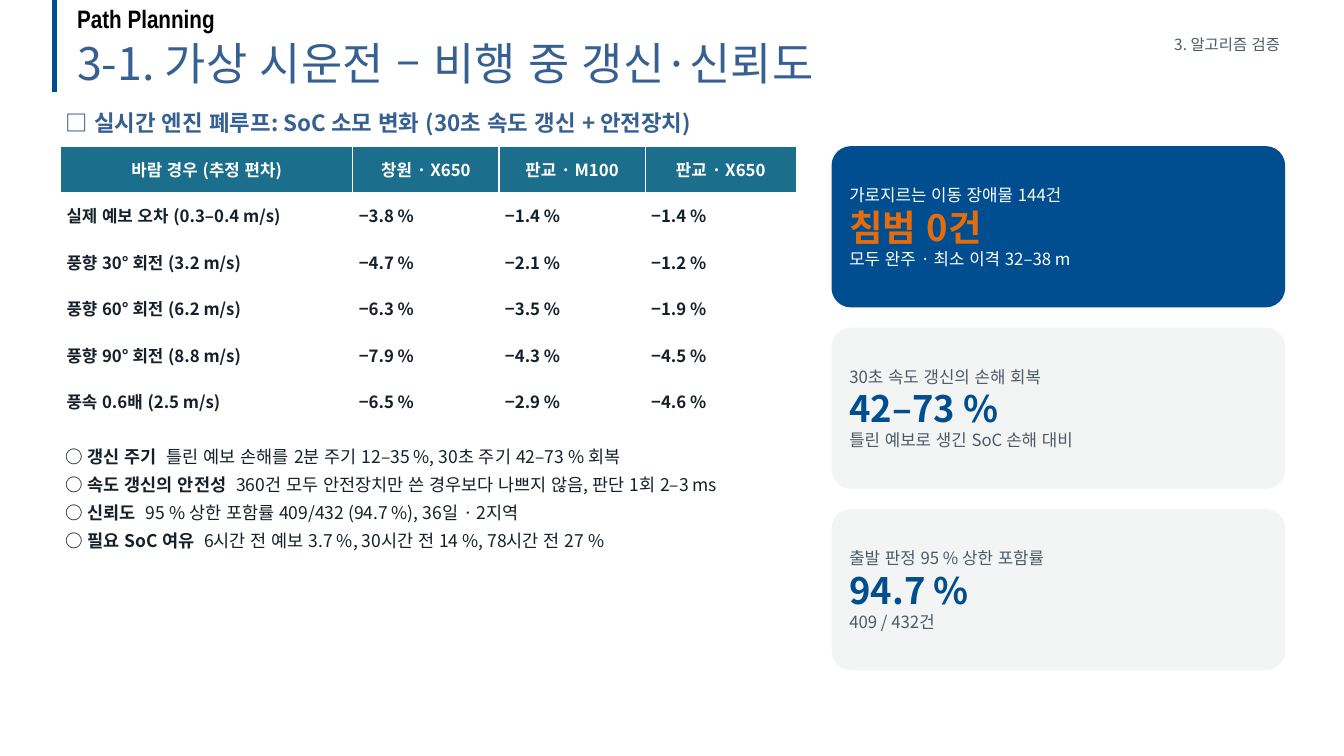
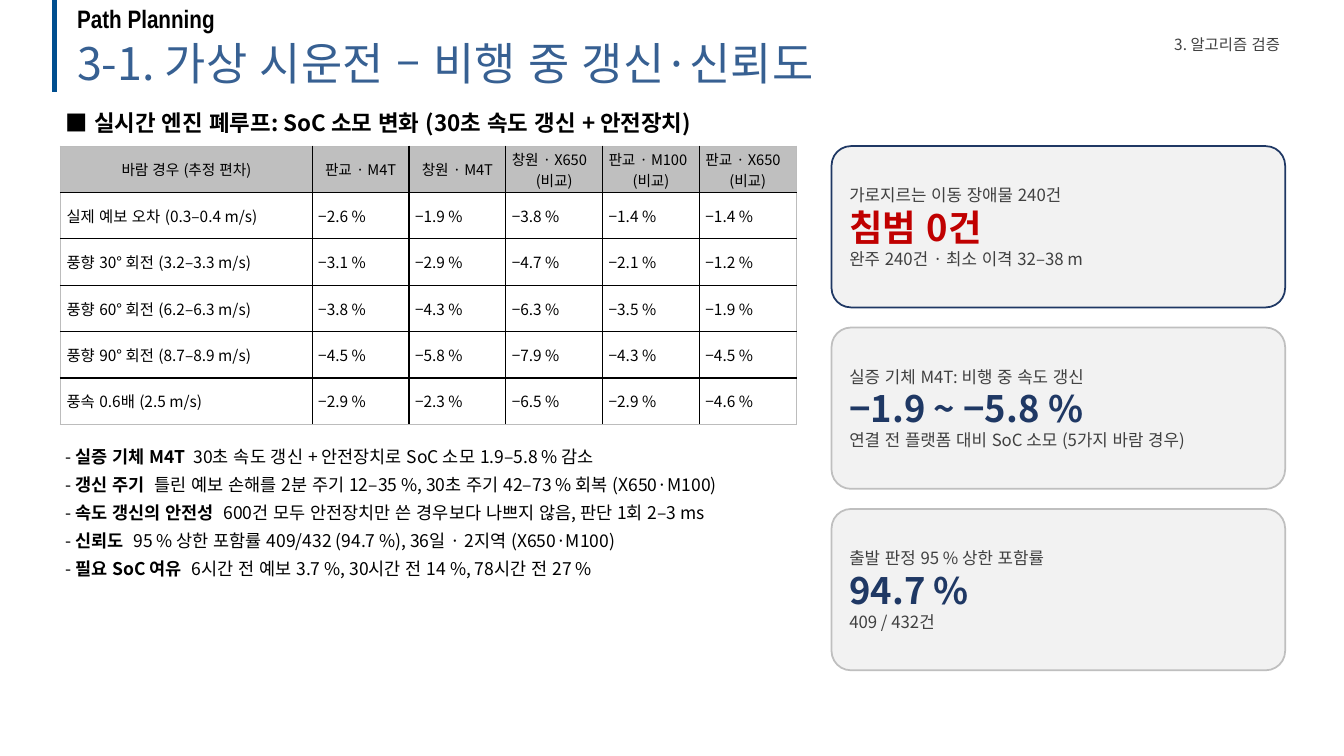
Before and after one commit to dnfl5345/Drone_path_opt, a slide deck: slide 13 of docs/drone_soc_business_talk.pptx. Drawn at 1344x756 pixels with LibreOffice and Linux fonts; fonts in the diff are those of the drawing; background and template pictures are left out. Boxes give left, top, right and bottom in pixels: in the first picture for what was removed or moved away, otherwise in the second. Text is boxed around its words. In the diff, an @@ line names an element or a change of style, - is before the commit and + after.

```diff
--- a/docs/drone_soc_business_talk.pptx
+++ b/docs/drone_soc_business_talk.pptx
@@ text "3. 알고리즘 검증" at (x1=1174, y1=37, x2=1280, y2=51): text colour #4C5A66 to #404040 @@
@@ text at (x1=94, y1=112, x2=691, y2=136): text changed; text colour #376092 to #000000 @@
-□ 실시간 엔진 폐루프: SoC 소모 변화 (30초 속도 갱신 + 안전장치)
+■ 실시간 엔진 폐루프: SoC 소모 변화 (30초 속도 갱신 + 안전장치)
@@ table at (x1=60, y1=146, x2=797, y2=424) @@
-column 1: 바람 경우 (추정 편차) | 실제 예보 오차 (0.3–0.4 m/s) | 풍향 30° 회전 (3.2 m/s) | 풍향 60° 회전 (6.2 m/s) | 풍향 90° 회전 (8.8 m/s) | 풍속 0.6배 (2.5 m/s)
-column 2: 창원 · X650 | −3.8 % | −4.7 % | −6.3 % | −7.9 % | −6.5 %
-column 3: 판교 · M100 | −1.4 % | −2.1 % | −3.5 % | −4.3 % | −2.9 %
-column 4: 판교 · X650 | −1.4 % | −1.2 % | −1.9 % | −4.5 % | −4.6 %
+column 1: 바람 경우 (추정 편차) | 실제 예보 오차 (0.3–0.4 m/s) | 풍향 30° 회전 (3.2–3.3 m/s) | 풍향 60° 회전 (6.2–6.3 m/s) | 풍향 90° 회전 (8.7–8.9 m/s) | 풍속 0.6배 (2.5 m/s)
+column 2: 판교 · M4T | −2.6 % | −3.1 % | −3.8 % | −4.5 % | −2.9 %
+column 3: 창원 · M4T | −1.9 % | −2.9 % | −4.3 % | −5.8 % | −2.3 %
+column 4: 창원 · X650 (비교) | −3.8 % | −4.7 % | −6.3 % | −7.9 % | −6.5 %
+column 5: 판교 · M100 (비교) | −1.4 % | −2.1 % | −3.5 % | −4.3 % | −2.9 %
+column 6: 판교 · X650 (비교) | −1.4 % | −1.2 % | −1.9 % | −4.5 % | −4.6 %
@@ rounded rectangle "가로지르는 이동 장애물 240건" at (x1=832, y1=146, x2=1286, y2=308): fill #004E8F to #F2F2F2; outline none to #1F3864 1.25 pt @@
@@ text in rounded rectangle at (x1=849, y1=187, x2=1061, y2=203): text changed; text colour #FFFFFF to #404040 @@
-가로지르는 이동 장애물 144건
+가로지르는 이동 장애물 240건
@@ text in rounded rectangle at (x1=849, y1=210, x2=982, y2=244): text colour #E46C0A to #C00000 in "침범 0건" @@
@@ text in rounded rectangle at (x1=849, y1=251, x2=1083, y2=267): text changed; text colour #FFFFFF to #404040 @@
-모두 완주 · 최소 이격 32–38 m
+완주 240건 · 최소 이격 32–38 m
@@ rounded rectangle "실증 기체 M4T: 비행 중 ..." at (x1=832, y1=328, x2=1286, y2=489): fill #F3F5F4 to #F2F2F2; outline none to #BFBFBF 1.25 pt @@
@@ text in rounded rectangle at (x1=849, y1=369, x2=1185, y2=449): text changed; text colour #4C5A66 to #404040 @@
-30초 속도 갱신의 손해 회복
-42–73 %
-틀린 예보로 생긴 SoC 손해 대비
+실증 기체 M4T: 비행 중 속도 갱신
+−1.9 ~ −5.8 %
+연결 전 플랫폼 대비 SoC 소모 (5가지 바람 경우)
@@ text at (x1=75, y1=448, x2=717, y2=577): text changed; text colour #16202A to #000000 @@
-○ 갱신 주기 틀린 예보 손해를 2분 주기 12–35 %, 30초 주기 42–73 % 회복
-○ 속도 갱신의 안전성 360건 모두 안전장치만 쓴 경우보다 나쁘지 않음, 판단 1회 2–3 ms
-○ 신뢰도 95 % 상한 포함률 409/432 (94.7 %), 36일 · 2지역
-○ 필요 SoC 여유 6시간 전 예보 3.7 %, 30시간 전 14 %, 78시간 전 27 %
+- 실증 기체 M4T 30초 속도 갱신 + 안전장치로 SoC 소모 1.9–5.8 % 감소
+- 갱신 주기 틀린 예보 손해를 2분 주기 12–35 %, 30초 주기 42–73 % 회복 (X650·M100)
+- 속도 갱신의 안전성 600건 모두 안전장치만 쓴 경우보다 나쁘지 않음, 판단 1회 2–3 ms
+- 신뢰도 95 % 상한 포함률 409/432 (94.7 %), 36일 · 2지역 (X650·M100)
+- 필요 SoC 여유 6시간 전 예보 3.7 %, 30시간 전 14 %, 78시간 전 27 %
@@ rounded rectangle "출발 판정 95 % 상한 ..." at (x1=832, y1=509, x2=1286, y2=670): text colour #4C5A66 to #404040 in "출발 판정 95 % 상한 포함률", "409 / 432건"; text colour #004E8F to #1F3864 in "94.7 %"; fill #F3F5F4 to #F2F2F2; outline none to #BFBFBF 1.25 pt @@
```
Also in this commit, not shown: 21 other slides changed, 10 other files.
